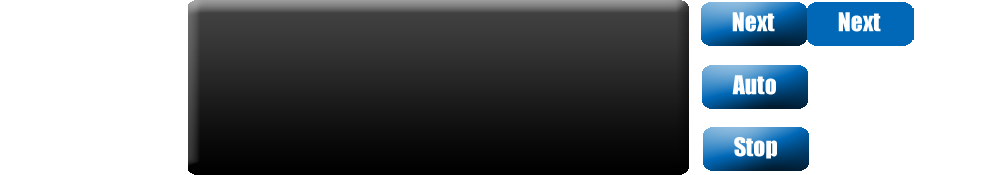
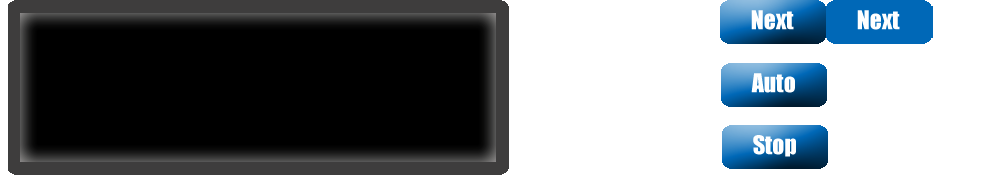
Layered file, before and after one edit (1000x175). Changes by layer:
painted on "シェイプ 1" over (x1=8, y1=0, x2=933, y2=175)
